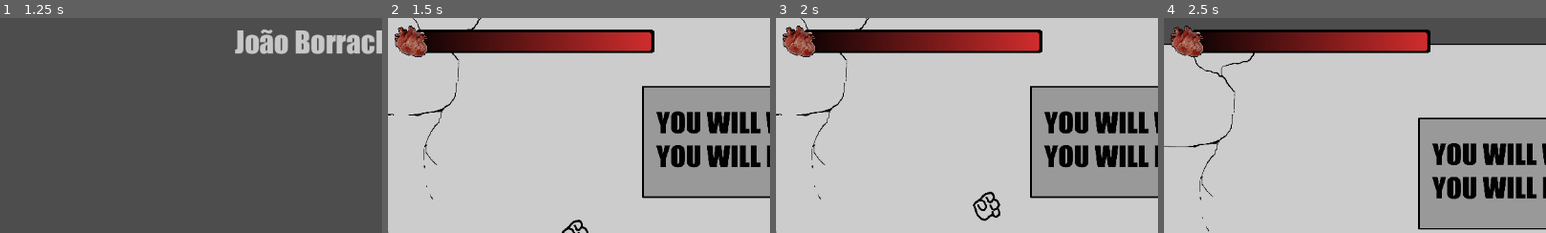
Above: before the commit, frames 1-4 (left to right).
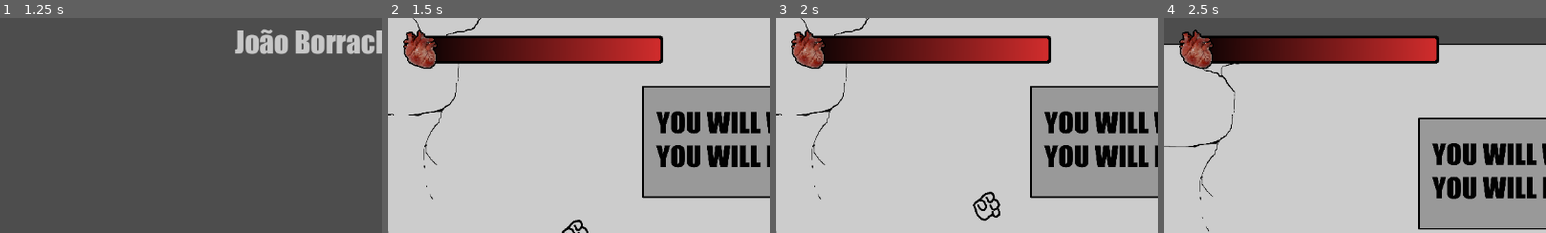
Above: after the commit, the same moments.

Repository: PH1LIPPUS/JoaoBorracha
Game: Godot game, scene res://Sceens/main.tscn
The game is run twice, just before and just after one commit, with the same random seed, the same clock (stepped at 60 frames per second) and the same inputs.
Inputs (mouse positions are % of the whole screen's width and height, from its top left):
- Up to frame 1 (1.25 s): click (13, 61) at 0.5 s
- Up to frame 2 (1.5 s): click (95, 6) at 1.25 s
- Up to frame 3 (2 s): no input
- Up to frame 4 (2.5 s): move the mouse to (72, 45) at 2.02 s; hold D (right) from 2.03 s (still down); hold E (pickup) from 2.03 s (still down); tap Space (jump) at 2.27 s
The pictures show only the part of the screen within x 0-50%, y 1-51%; the shares and areas given below are measured in that part.

Frame 1 is identical in both runs. In frame 2, 7.8% of the frame differs, in the area x 1-72%, y 3-24%; in frame 3, 7.8%; in frame 4, 7.8%.

Commit message:
New Barra de Vida and Cutscene

Diff:
--- a/joaoborracha/Player/player.tscn
+++ b/joaoborracha/Player/player.tscn
@@ -189,8 +189,8 @@
 script = ExtResource("9_n471f")
 
 [node name="BarraSprite" type="AnimatedSprite2D" parent="Barra de vida"]
-position = Vector2(184.613, 34.1674)
-scale = Vector2(1.1, 0.867)
+position = Vector2(198, 45)
+scale = Vector2(1.1, 1.04944)
 sprite_frames = SubResource("SpriteFrames_m0h3t")
 animation = &"Vida"
 autoplay = "Vida"
--- a/joaoborracha/Sceens/cutsceen.tscn
+++ b/joaoborracha/Sceens/cutsceen.tscn
@@ -1,7 +1,7 @@
 [gd_scene load_steps=6 format=3 uid="uid://jqbjgv6vxruj"]
 
 [ext_resource type="Script" uid="uid://bmig5dpbvw4fp" path="res://Scrips/cutsceen.gd" id="1_4ixod"]
-[ext_resource type="FontFile" uid="uid://js0ssghbweqw" path="res://Resources/Fontes/impact.ttf" id="2_lp7eo"]
+[ext_resource type="FontFile" uid="uid://js0ssghbweqw" path="res://Resources/resources/impact/impact.ttf" id="2_lp7eo"]
 [ext_resource type="Texture2D" uid="uid://c4v03ilq57b0k" path="res://Resources/resources/sprites/ui/text/skip.png" id="3_6my6n"]
 [ext_resource type="Texture2D" uid="uid://rxwb04i28d25" path="res://Resources/Buttons/buttonSkip2.png" id="3_lp7eo"]
 
Binary file changed: joaoborracha/Resources/Barra de vida/barra de vida1.png
Binary file changed: joaoborracha/Resources/Barra de vida/barra de vida10.png
Binary file changed: joaoborracha/Resources/Barra de vida/barra de vida11.png
Binary file changed: joaoborracha/Resources/Barra de vida/barra de vida2.png
Binary file changed: joaoborracha/Resources/Barra de vida/barra de vida3.png
Binary file changed: joaoborracha/Resources/Barra de vida/barra de vida4.png
Binary file changed: joaoborracha/Resources/Barra de vida/barra de vida5.png
Binary file changed: joaoborracha/Resources/Barra de vida/barra de vida6.png
Binary file changed: joaoborracha/Resources/Barra de vida/barra de vida7.png
Binary file changed: joaoborracha/Resources/Barra de vida/barra de vida8.png
Binary file changed: joaoborracha/Resources/Barra de vida/barra de vida9.png
Not shown: 1 places in joaoborracha/Sceens/tela_inicial.tscn that only renumber resources
(and 1 more such lines)
